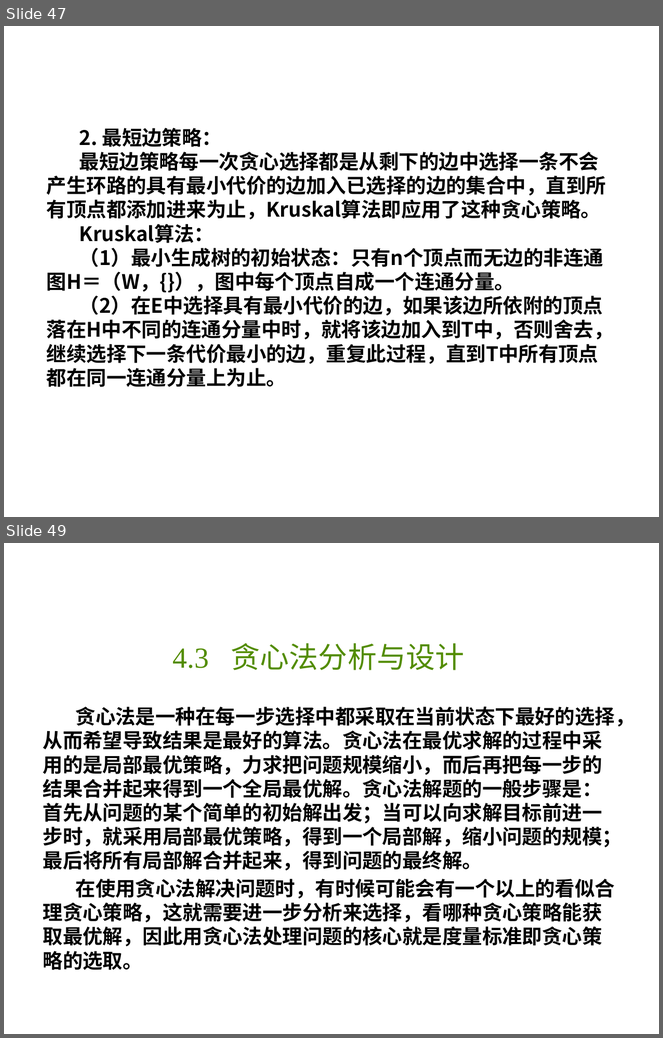
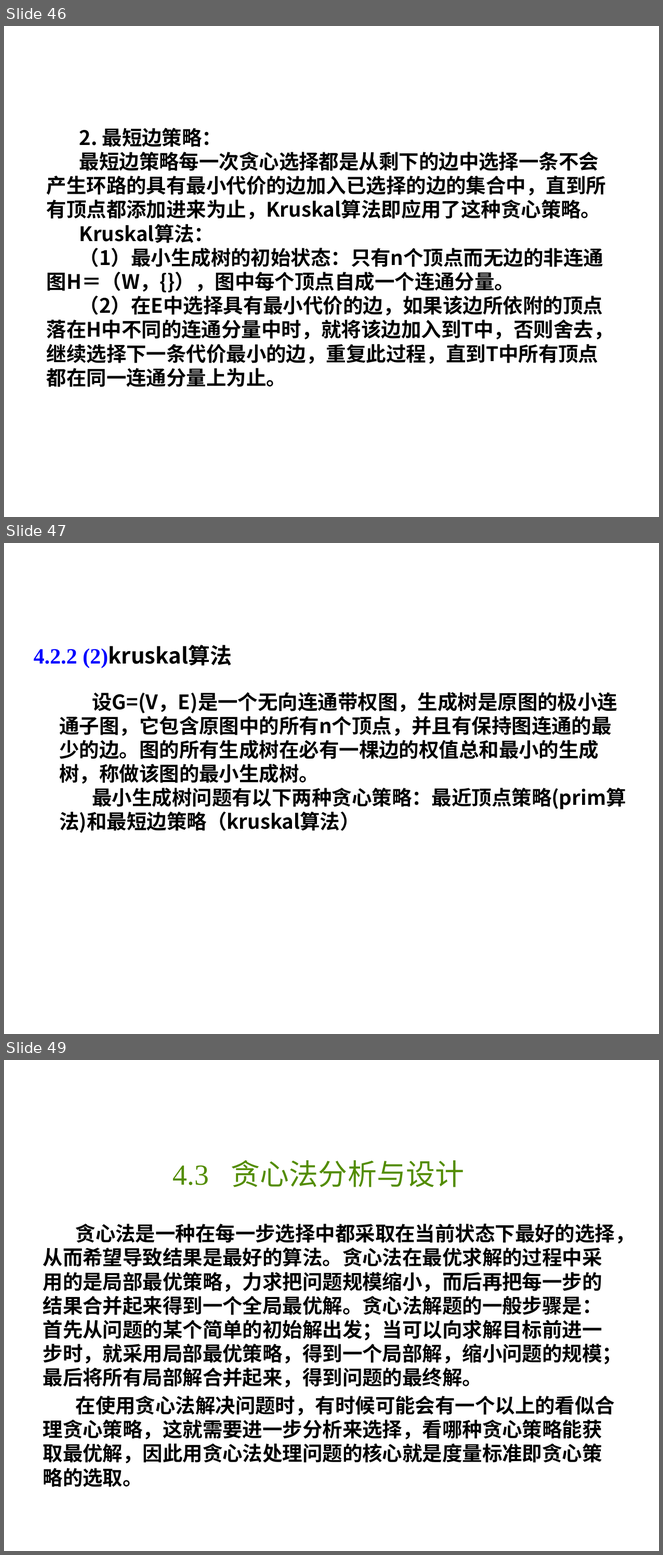
Before and after one commit to liutongling/DP, a slide deck: file/第4章 贪心法.pptx. Shown one above the other, each under a label of ours: slides 47 and 49 before the commit, slides 46, 47 and 49 after it; the slides between them are not shown. The pictures are 663x1038 and 663x1555 pixels, drawn with LibreOffice and Linux fonts; fonts in the diff are those of the drawing; background and template pictures are left out. Boxes give left, top, right and bottom in pixels: in the first picture for what was removed or moved away, otherwise in the second. Text is boxed around its words. In the diff, an @@ line names an element or a change of style, - is before the commit and + after.

```diff
--- a/file/第4章 贪心法.pptx
+++ b/file/第4章 贪心法.pptx
@@ slide 47 added at (4,543,659,1034), background #FFFFFF @@
@@ text added at (34,647,232,668), 24 pt, text #000000, bold @@
+4.2.2 (2)kruskal算法
@@ text added at (60,692,626,833), 22 pt, text #000000, bold @@
+设G=(V，E)是一个无向连通带权图，生成树是原图的极小连通子图，它包含原图中的所有n个顶点，并且有保持图连通的最少的边。图的所有生成树在必有一棵边的权值总和最小的生成树，称做该图的最小生成树。
+最小生成树问题有以下两种贪心策略：最近顶点策略(prim算法)和最短边策略（kruskal算法）
@@ what was slide 47 is now slide 46 @@
```
Also in this commit, not shown: 5 slides changed, 1 slide removed.
